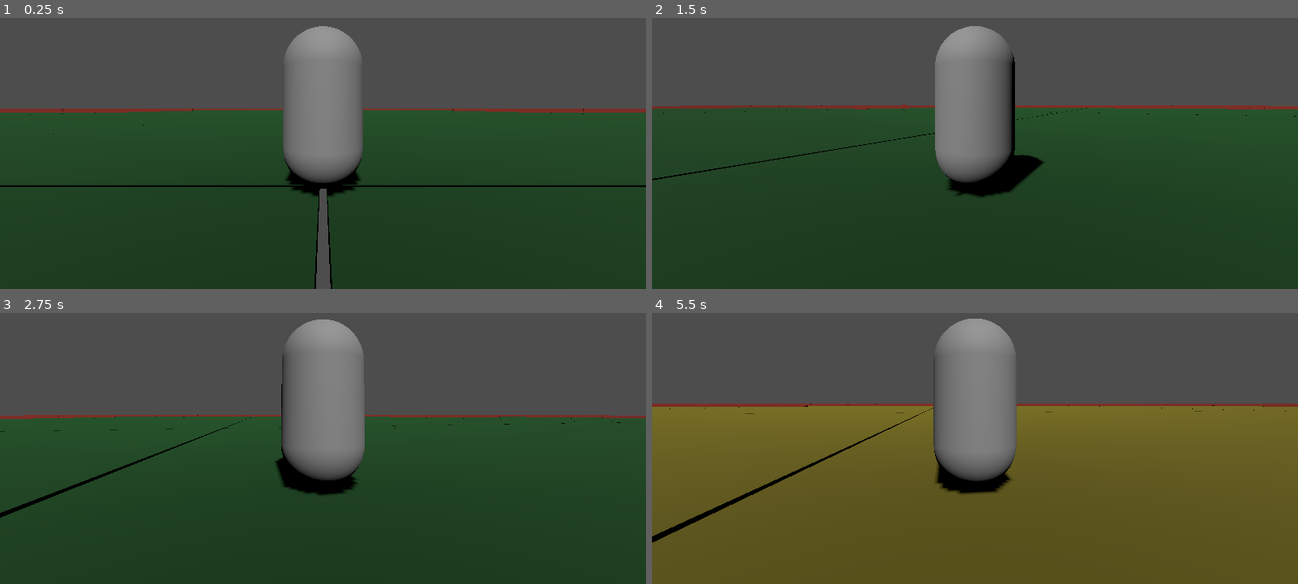
Above: before the commit, frames 1-4 (two rows, left to right).
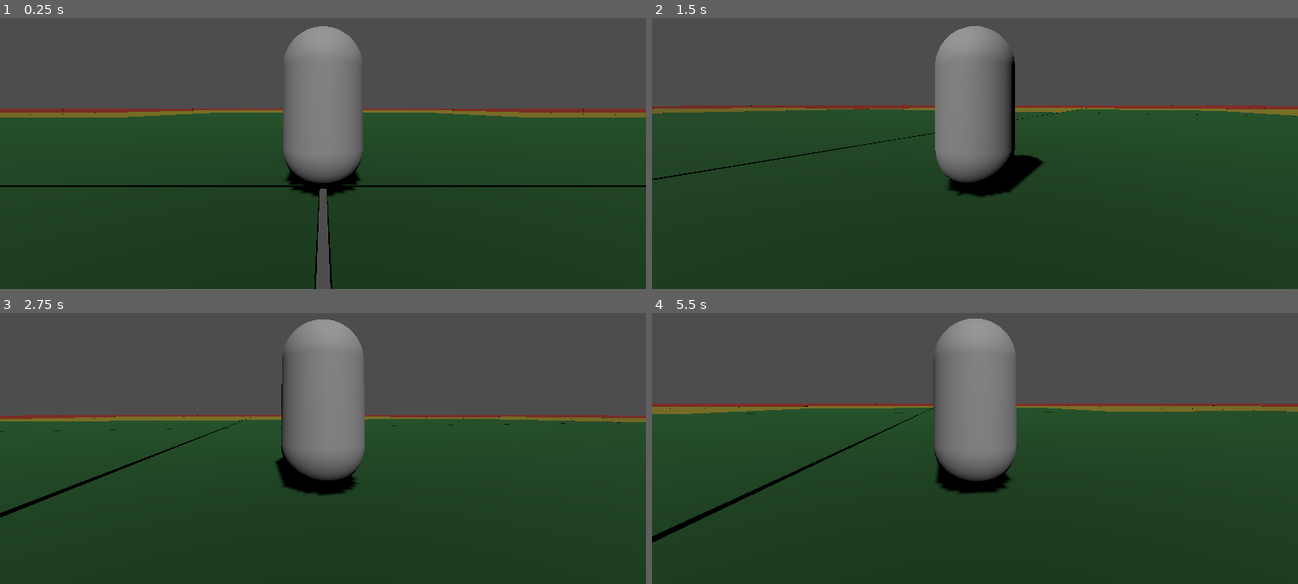
Above: after the commit, the same moments.

Repository: xwilson03/OpenWorldTest
Game: Godot game, scene res://scenes/root.tscn
Same seed, same stepped clock (60 frames per second), same inputs: the game is played once before the commit and once after it.
Inputs (mouse positions are in pixels of both pictures, inside the frame that each line leads up to):
- Up to frame 1 (0.25 s): no input
- Up to frame 2 (1.5 s): tap Enter at 0.5 s; move the mouse to (1007, 104) at 0.52 s; hold W (move_forward) from 0.53 s (still down); tap Mouse wheel up (zoom_in) at 0.6 s; tap Space (jump) at 0.77 s; move the mouse to (942, 110) at 1.27 s; tap Mouse wheel down (zoom_out) at 1.35 s
- Up to frame 3 (2.75 s): keep holding W (move_forward); tap Space (jump) at 1.52 s; move the mouse to (335, 397) at 2.02 s; tap Mouse wheel up (zoom_in) at 2.1 s
- Up to frame 4 (5.5 s): keep holding W (move_forward); move the mouse to (968, 407) at 2.77 s; tap Mouse wheel down (zoom_out) at 2.85, 4.35 s; tap Space (jump) at 3.02, 3.77, 4.52 s; move the mouse to (1020, 407) at 3.52 s; tap Mouse wheel up (zoom_in) at 3.6, 5.1 s; move the mouse to (923, 397) at 4.27 s; move the mouse to (981, 402) at 5.02 s

The runs differ from the first frame. In frame 1, 1.3% of the frame differs, in the area x 0-100%, y 34-86%; in frame 2, 0.9%; in frame 3, 1.0%; in frame 4, 60%, in the area x 0-100%, y 34-100%.

Commit message:
fixes nested chunk behavior

Diff:
--- a/scripts/chunk.gd
+++ b/scripts/chunk.gd
@@ -16,7 +16,10 @@
         Globals.player_xz.connect(_on_player_xz)
 
 func _on_player_xz(pos: Vector2) -> void:
-    var dist_to_player: float = (pos - Vector2(position.x, position.z)).length()
+    if !is_inside_tree():
+        return
+
+    var dist_to_player: float = (pos - (Vector2(global_position.x, global_position.z))).length()
     if dist_to_player <= Globals.lod_ranges[_lod]:
         _show_children()
     else:
